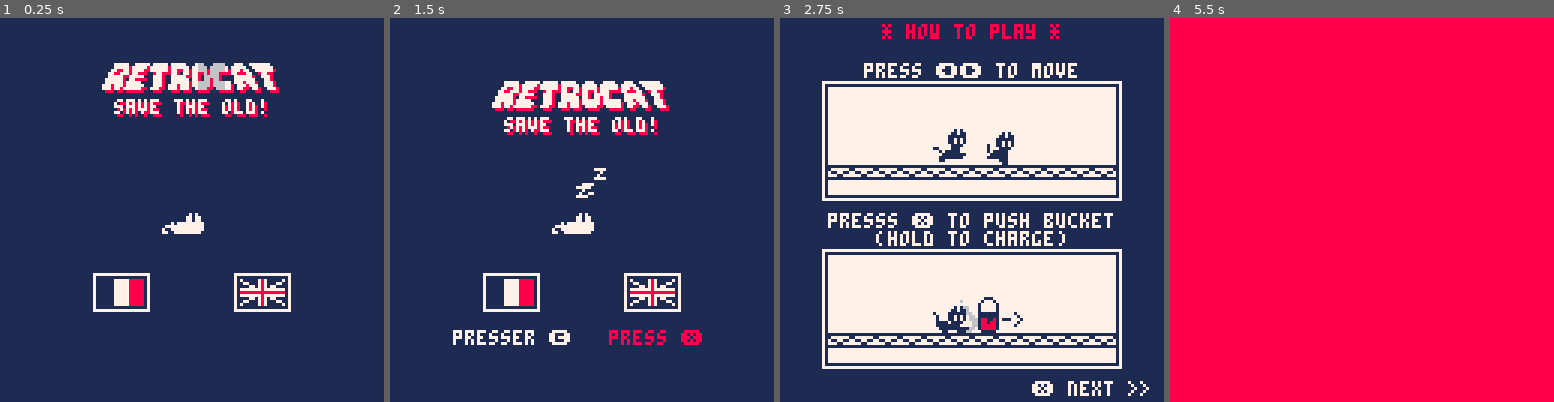
Above: before the commit, frames 1-4 (left to right).
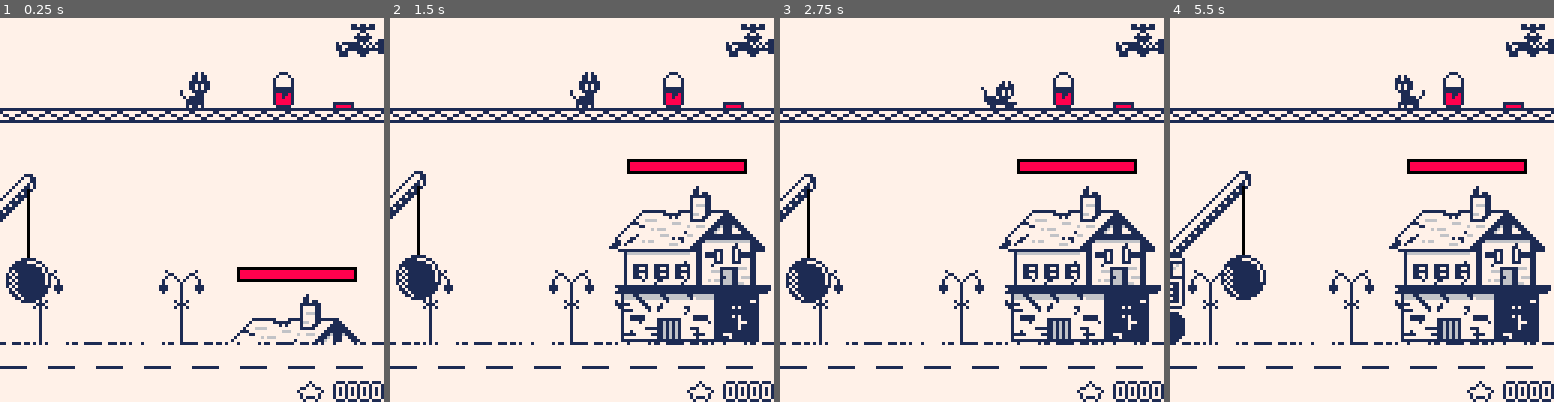
Above: after the commit, the same moments.

Repository: Arche-san/retrocat
Game: PICO-8 cartridge retrocat.p8
Two runs of this game, one before a commit and one after it. Both use one fixed random seed, a clock stepped at 60 frames per second and the inputs below.
Inputs:
- Up to frame 1 (0.25 s): no input
- Up to frame 2 (1.5 s): tap X (X key) at 0.33, 1.07 s; tap O (Z key) at 0.7 s
- Up to frame 3 (2.75 s): hold Right 1.6-2.1 s; tap O (Z key) at 1.7, 2.1, 2.5 s; tap X (X key) at 1.85 s; hold Right from 2.47 s (still down)
- Up to frame 4 (5.5 s): tap O (Z key) every 0.4 s from 2.9 to 5.3 s; tap X (X key) at 2.97, 4.08, 5.2 s; release Right at 3.03 s; hold Left 3.08-3.58 s; hold Right 4.02-4.68 s; hold Left from 5.08 s (still down)

The runs differ from the first frame. In frame 1, 90% of the frame differs, in the area x 0-100%, y 0-100%; in frame 2, 85%; in frame 3, 58%; in frame 4, 99%.

Commit message:
- improve difficulty curve - demolisher do not retreat too far - improve cat charge

Diff:
--- a/retrocat.p8
+++ b/retrocat.p8
@@ -13,7 +13,7 @@
 rock_damage = 10
 
 cat_move_speed = 0.65
-cat_charge_full_duration = 12
+cat_charge_full_duration = 15
 cat_push_range = 10
 cat_hpush_freeze = 12
 cat_vpush_freeze = 12
@@ -30,13 +30,14 @@
 bucket_refill_value = 1
 
 demolisher_xmin = -30
-demolisher_xmax = 20
-demolisher_ball_damage = 35
-demolisher_idletime_start = 120
+demolisher_xmax = 25
+demolisher_ball_damage = 50
+demolisher_idletime_start = 180
 demolisher_stun_time = 30
 demolisher_stun_speed = 0.5
 demolisher_move_time = 30
 demolisher_move_speed = 0.5
+demolisher_retreat_xmin = 0
 demolisher_retreat_speed = 0.5
 demolisher_trail_pop = 0
 
@@ -44,7 +45,7 @@
 building_life_max = 100
 building_complete_hide = 60
 building_complete_duration = 180
-building_paint_surface_bonus = 35
+building_paint_surface_bonus = 15
 building_blink_frame = 0
 
 score_bonus_building_paint = 10
@@ -52,12 +53,12 @@
 score_bonus_building_completed = 50
 
 difficulty_building_step = 3
-difficulty_factor_paintsurface = 0.35
-difficulty_factor_demolisher_idletime = 0.2
+difficulty_factor_paintsurface = 0.6
+difficulty_factor_demolisher_idletime = 0.1
 
 debug_collisions = false
 
-title_active = true
+title_active = false
 tuto_active = false
 
 -- global vars
@@ -390,6 +391,7 @@
   b.paint_surface_max = 70
   b.damage_multiplier = 2
  elseif type == 3 then
+  b.x = 80
   b.cx = 0
   b.cw = 45
   b.ch = 59
@@ -398,10 +400,10 @@
   b.spr_w = 51
   b.spr_h = 59
   b.paint_surface_max = 120
-  b.damage_multiplier = 0.8
+  b.damage_multiplier = 1
  elseif type == 4 then
   b.x = 65
-  b.cx = 2
+  b.cx = 7
   b.cw = 57
   b.ch = 48
   b.spr_x = 11
@@ -409,7 +411,7 @@
   b.spr_w = 69
   b.spr_h = 44
   b.paint_surface_max = 150
-  b.damage_multiplier = 0.75
+  b.damage_multiplier = 0.7
  end
  b.type = type
 
@@ -701,8 +703,10 @@
   end
 
  elseif state == demolisher_state_retreat then
-  d.x -= d.retreat_speed
-  if (d.x <= demolisher_xmin) and (not building.completed) then
+  if d.x > demolisher_retreat_xmin then
+   d.x -= d.retreat_speed
+  end
+  if (d.x <= demolisher_retreat_xmin) and (not building.completed) then
    demolisher_idle(d)
   end
  end
@@ -889,7 +893,7 @@
 bucket_state_shake = 2
 function bucket_init()
  return {
-  x = 85,
+  x = 95,
   state = 0,
   state_time = 0,
   paint_capacity = bucket_paint_capacity_max,
@@ -1007,6 +1011,7 @@
    paintbullet_destroy(p)
   end
  elseif collide_with_demolisher(demolisher, p.x, p.y) then
+  add_splash(p.x,p.y)
   demolisher_stun(demolisher)
   paintbullet_destroy(p)
  elseif p.y >= ground_y then
